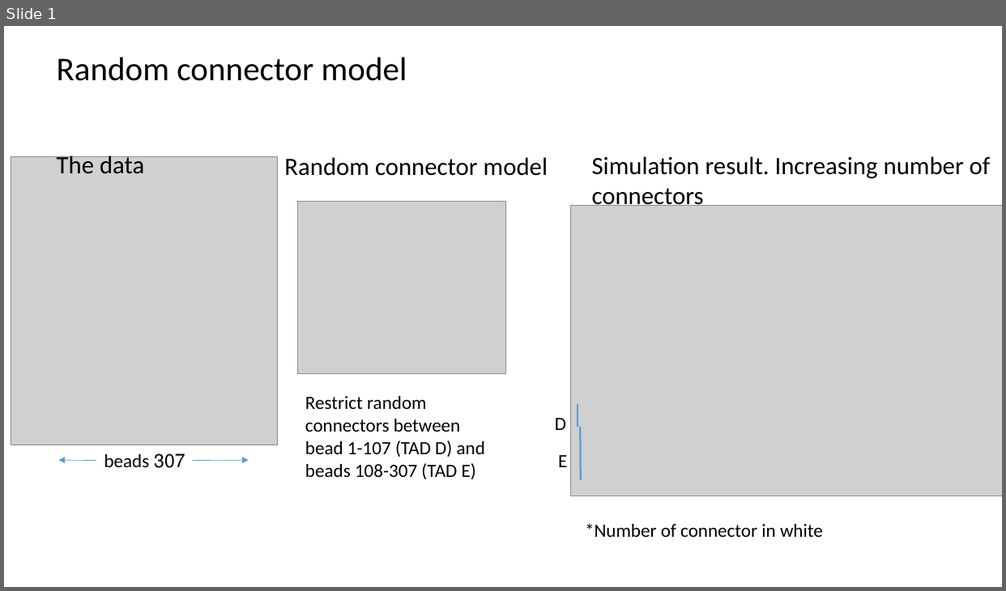
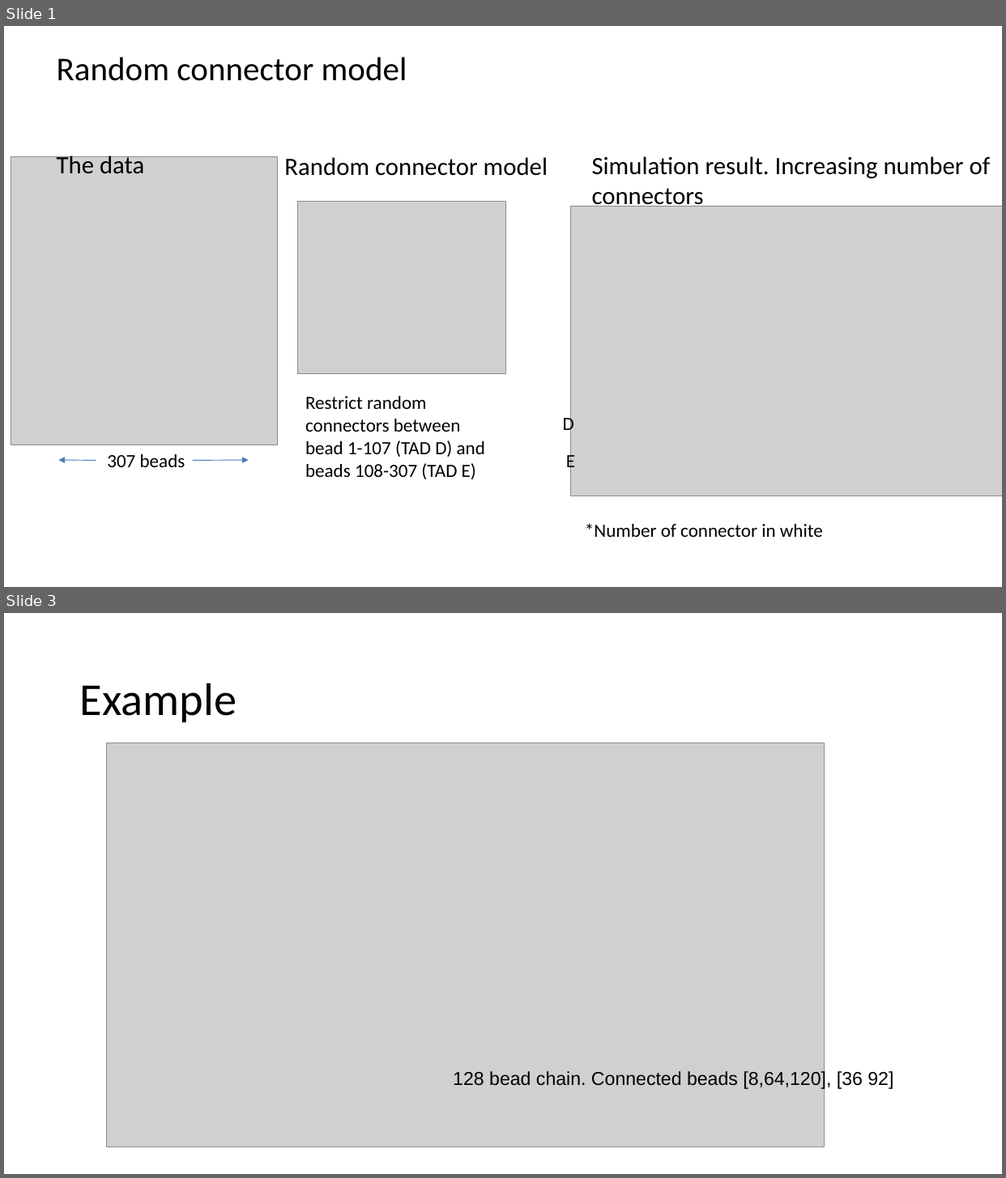
Before and after one commit to zhaENS/Project, a slide deck: Documents/3DStructreFromEncounterProbability/reconstruction.pptx. Shown one above the other, each under a label of ours: slide 1 before the commit, slides 1 and 3 after it; the slides between them are not shown. The pictures are 1006x591 and 1006x1178 pixels, drawn with LibreOffice and Linux fonts; fonts in the diff are those of the drawing; grey boxes stand for pictures. Boxes give left, top, right and bottom in pixels: in the first picture for what was removed or moved away, otherwise in the second. Text is boxed around its words. In the diff, an @@ line names an element or a change of style, - is before the commit and + after.

```diff
--- a/Documents/3DStructreFromEncounterProbability/reconstruction.pptx
+++ b/Documents/3DStructreFromEncounterProbability/reconstruction.pptx
@@ slide 3 added at [4,613,1002,1174], background #FFFFFF @@
@@ text added at [80,683,237,722], 44 pt, text #000000 @@
+Example
@@ picture added at [106,743,824,1148] @@
@@ text added at [453,1071,893,1090], 18 pt, text #000000 @@
+128 bead chain. Connected beads [8,64,120], [36 92]
@@ slide 1 changed as well @@
@@ line removed from (577, 405) to (577, 427) @@
@@ line removed from (581, 427) to (581, 480) @@
@@ arrow (96, 461) - (58, 460): stroke #5B9BD5 0.5 pt to #4B7EBC 0.75 pt @@
@@ arrow (193, 461) - (249, 460): stroke #5B9BD5 0.5 pt to #4B7EBC 0.75 pt @@
@@ 3 texts: place and size @@
-3 texts at [154,418,567,468]
+3 texts at [107,415,575,473]
```
Also in this commit, not shown: 2 other slides changed, 1 slide removed, 7 other files.
